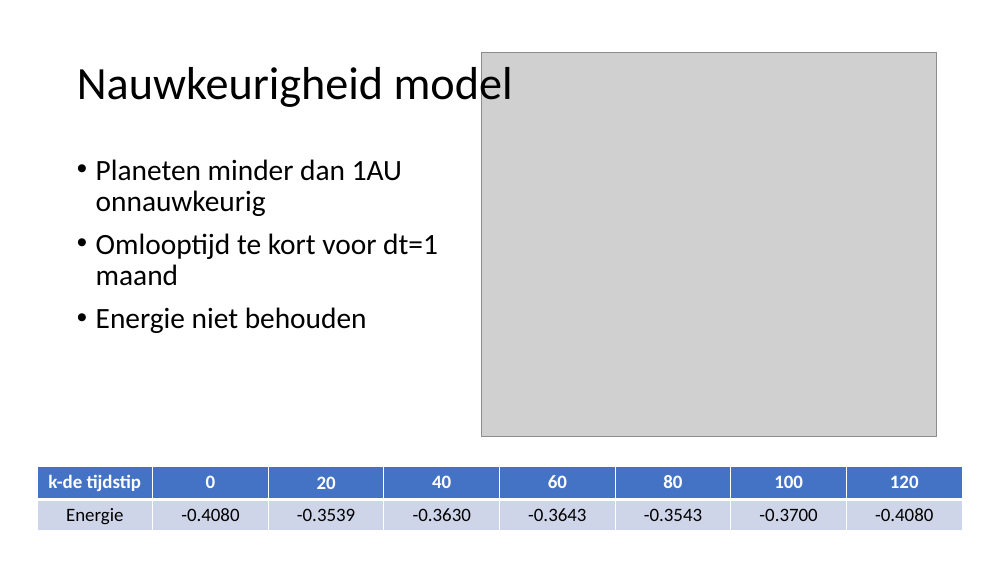
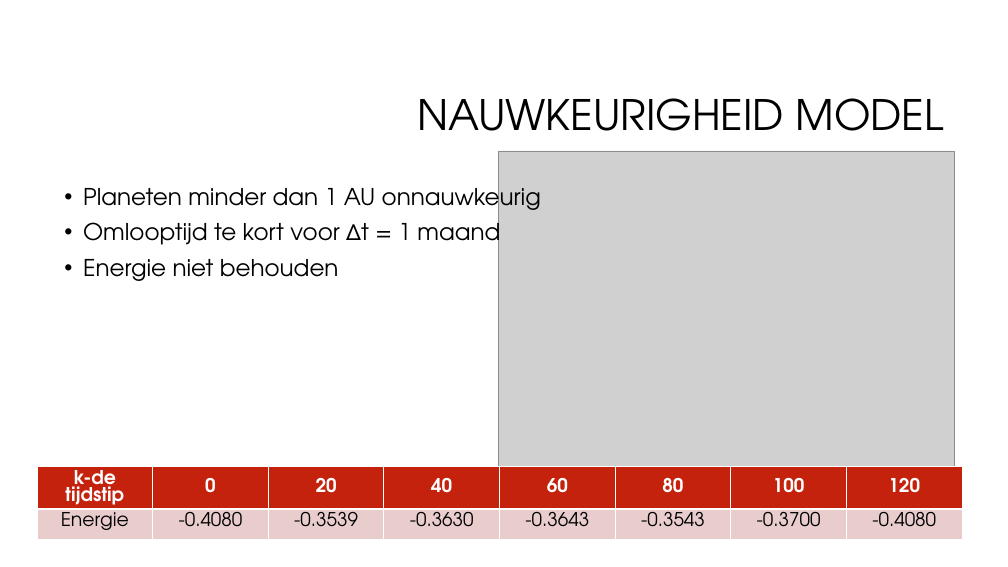
Before and after one commit to CBarendrecht/mod2b, a slide deck: slide 9 of Presentatie/Presentatie.pptx. Drawn at 1008x567 pixels with LibreOffice and Linux fonts; fonts in the diff are those of the drawing; grey boxes stand for pictures; background and template pictures are left out. Boxes give left, top, right and bottom in pixels: in the first picture for what was removed or moved away, otherwise in the second. Text is boxed around its words. In the diff, an @@ line names an element or a change of style, - is before the commit and + after.

```diff
--- a/Presentatie/Presentatie.pptx
+++ b/Presentatie/Presentatie.pptx
@@ title at <box>417,98,943,131</box>: text changed; size 44 to 40 pt; font Calibri to TeX Gyre Adventor @@
-Nauwkeurigheid model
+NAUWKEURIGHEID MODEL
@@ picture: place and size @@
-picture at <box>481,52,937,436</box>
+picture at <box>499,151,955,535</box>
@@ text "Planeten minder dan 1 AU ...": place and size @@
-text "Planeten minder dan 1 AU ..." at <box>96,159,438,333</box>
+text "Planeten minder dan 1 AU ..." at <box>83,181,541,281</box>
@@ text at <box>83,181,541,252</box>: text changed; size 28 to 22 pt; font Calibri to TeX Gyre Adventor @@
-• Planeten minder dan 1AU onnauwkeurig
-• Omlooptijd te kort voor dt=1 maand
+• Planeten minder dan 1 AU onnauwkeurig
+• Omlooptijd te kort voor Δt = 1 maand
@@ text at <box>83,259,339,281</box>: size 28 to 22 pt, font Calibri to TeX Gyre Adventor in "Energie niet behouden" @@
@@ table at <box>37,467,963,551</box> @@
@@ fill #4472C4 to #C4220D in row 1 @@
@@ fill #CFD5EA to #EACDCC in row 2 @@
@@ font Calibri to TeX Gyre Adventor @@
```
Also in this commit, not shown: 10 other slides changed, 1 other file.
